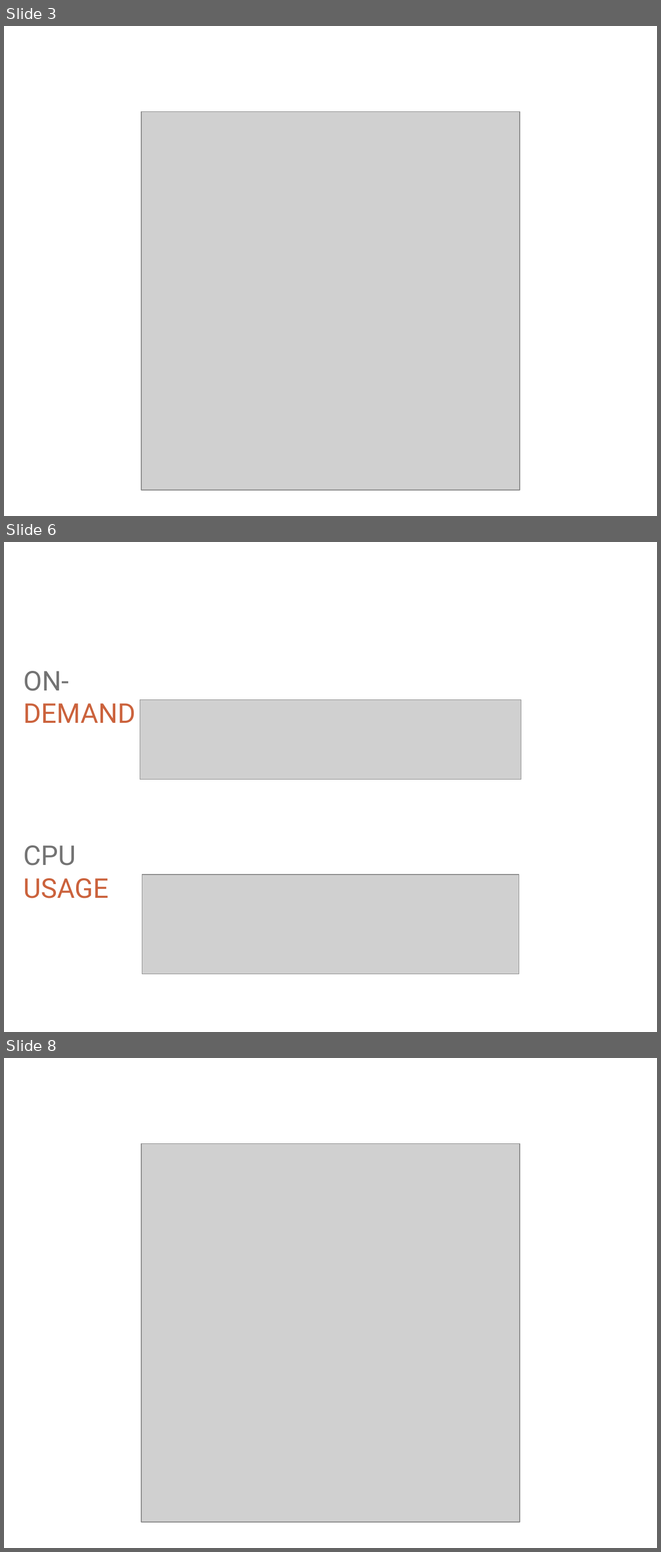
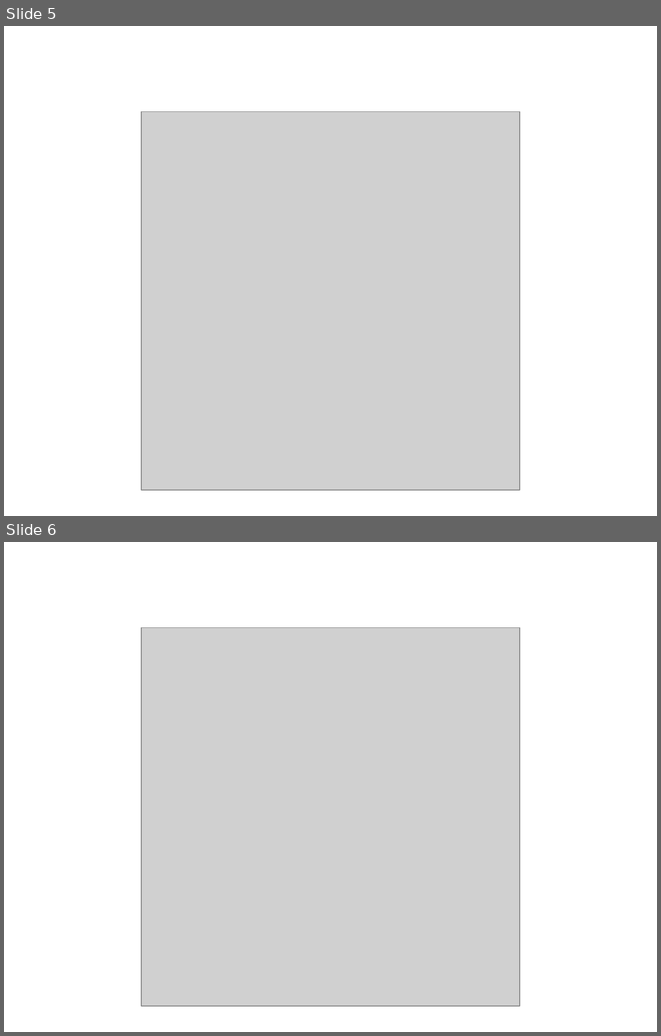
Before and after one commit to ritasker/Presentations-Archive, a slide deck: Current/Azure The Good Parts Web Apps/AzureTheGoodParts-WebApps.pptx. Shown one above the other, each under a label of ours: slides 3, 6 and 8 before the commit, slides 5 and 6 after it; the slides between them are not shown. The pictures are 661x1552 and 661x1036 pixels, drawn with LibreOffice and Linux fonts; fonts in the diff are those of the drawing; grey boxes stand for pictures; background and template pictures are left out. Boxes give left, top, right and bottom in pixels: in the first picture for what was removed or moved away, otherwise in the second. Text is boxed around its words. In the diff, an @@ line names an element or a change of style, - is before the commit and + after.

```diff
--- a/Current/Azure The Good Parts Web Apps/AzureTheGoodParts-WebApps.pptx
+++ b/Current/Azure The Good Parts Web Apps/AzureTheGoodParts-WebApps.pptx
@@ slide 6 removed at (4,542,657,1032), background picture (left out) @@
@@ text removed at (23,671,135,723) @@
-ON-DEMAND
@@ picture removed at (140,699,521,779) @@
@@ text removed at (23,845,108,898) @@
-CPU USAGE
@@ picture removed at (142,874,519,973) @@
@@ what was slide 3 is now slide 5 @@
@@ what was slide 8 is now slide 6 @@
```
Also in this commit, not shown: 3 slides added, 7 other slides removed.
